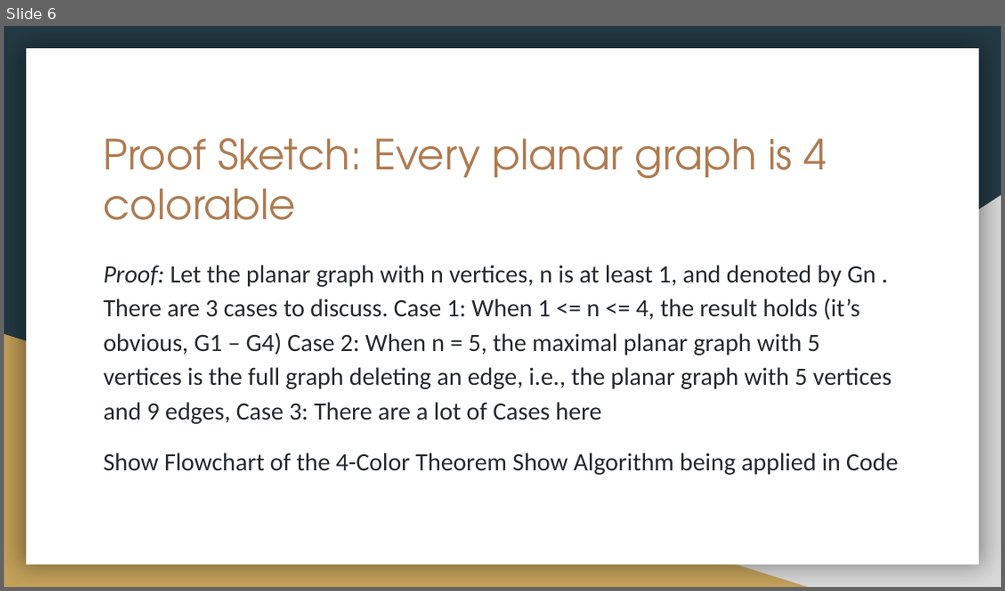
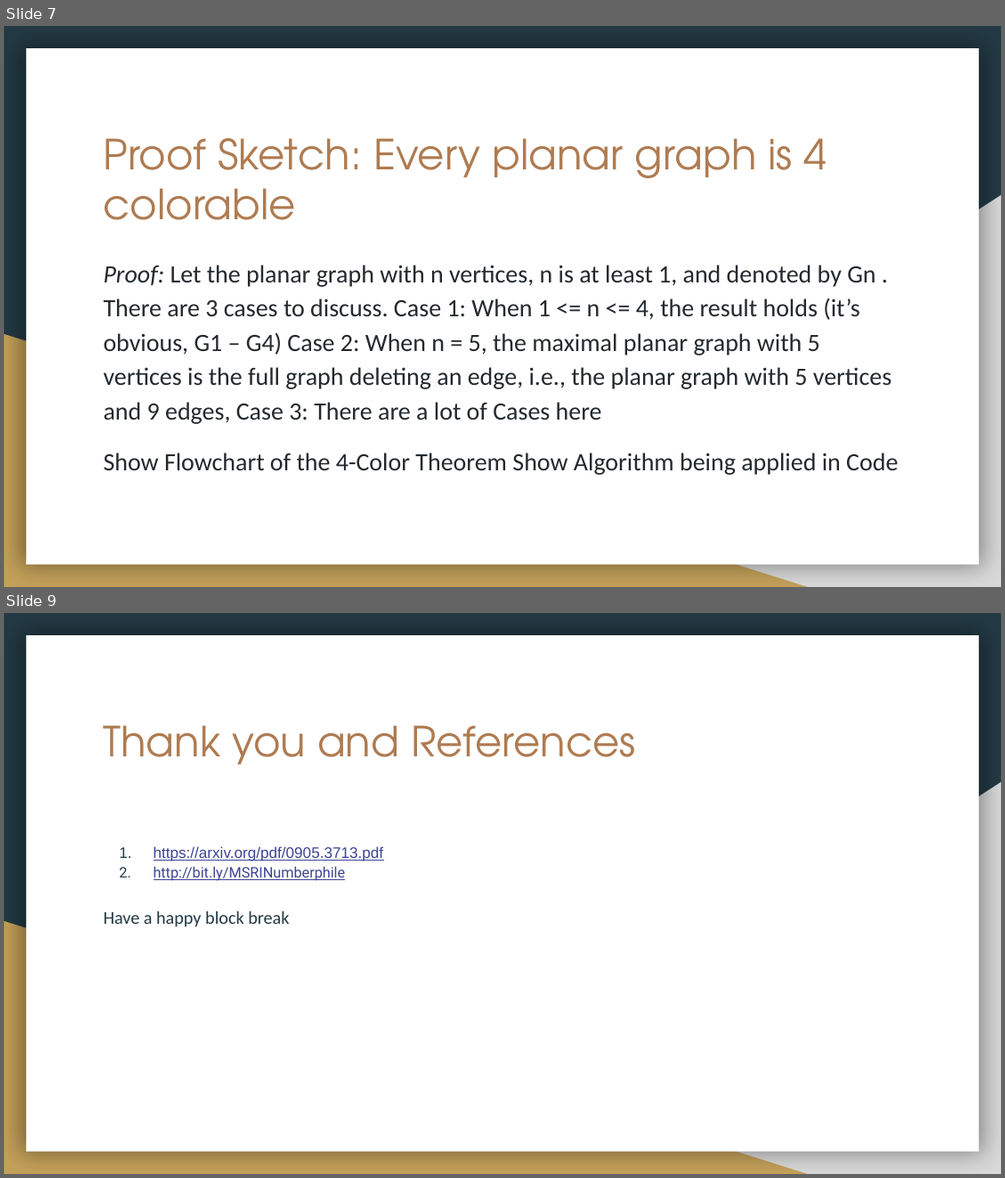
Before and after one commit to Pietro-G/FourColorThm, a slide deck: Four Color Theorem.pptx. Shown one above the other, each under a label of ours: slide 6 before the commit, slides 7 and 9 after it; the slides between them are not shown. The pictures are 1005x591 and 1005x1178 pixels, drawn with LibreOffice and Linux fonts; fonts in the diff are those of the drawing. Boxes give left, top, right and bottom in pixels: in the first picture for what was removed or moved away, otherwise in the second. Text is boxed around its words. In the diff, an @@ line names an element or a change of style, - is before the commit and + after.

```diff
--- a/Four Color Theorem.pptx
+++ b/Four Color Theorem.pptx
@@ slide 9 added at [4,613,1001,1174], background #233A44; not listed: 3 template elements that a slide beside it also shows @@
@@ title added at [104,725,636,764], 30 pt, text #AF7B51 @@
+Thank you and References
@@ text added at [104,846,384,927], 11 pt, text #3D4594, underline @@
+1. https://arxiv.org/pdf/0905.3713.pdf
+2. http://bit.ly/MSRINumberphile
+Have a happy block break
@@ what was slide 6 is now slide 7 @@
```
Also in this commit, not shown: 3 slides changed, 1 other slide added.
